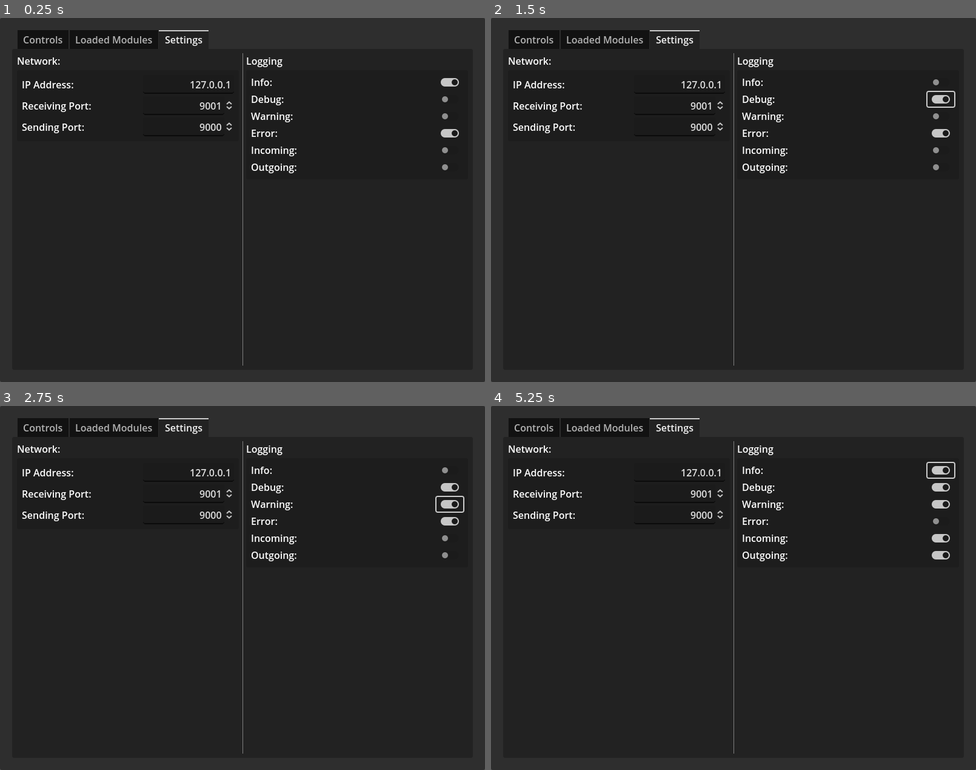
Above: before the commit, frames 1-4 (two rows, left to right).
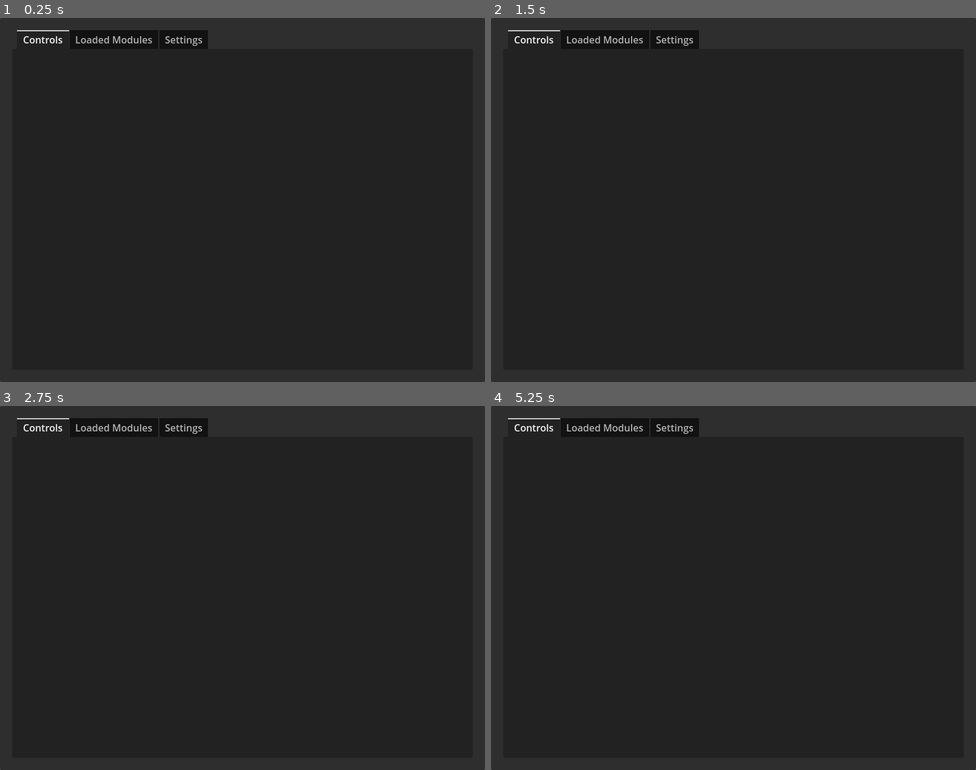
Above: after the commit, the same moments.

Repository: Topodic/CompassOSC
Game: Godot game, scene res://core/CPMOSCManager.tscn
Same seed, same stepped clock (60 frames per second), same inputs: the game is played once before the commit and once after it. The project has no main scene, so this scene is started directly.
Inputs (mouse positions are in pixels of both pictures, inside the frame that each line leads up to):
- Up to frame 1 (0.25 s): no input
- Up to frame 2 (1.5 s): click (942, 83) at 0.52 s; click (942, 98) at 1.27 s
- Up to frame 3 (2.75 s): click (451, 504) at 2.02 s
- Up to frame 4 (5.25 s): click (942, 522) at 2.77 s; click (942, 537) at 3.52 s; click (942, 555) at 4.27 s; click (942, 471) at 5.02 s

The runs differ from the first frame. In frame 1, 1.7% of the frame differs, in the area x 3-95%, y 3-96%; in frame 2, 1.7%; in frame 3, 1.8%; in frame 4, 1.9%, in the area x 3-96%, y 3-96%.
Error in both runs: Attempt to call function 'list_dir_begin' in base 'null instance' on a null instance. (res://core/CPMOSCManager.gd:168)

Commit message:
Correct default interface tab.

Diff:
--- a/core/CPMOSCManager.tscn
+++ b/core/CPMOSCManager.tscn
@@ -31,10 +31,8 @@
 
 [node name="TabContainer" type="TabContainer" parent="Interface/MarginContainer"]
 layout_mode = 2
-current_tab = 2
 
 [node name="Controls" type="MarginContainer" parent="Interface/MarginContainer/TabContainer"]
-visible = false
 layout_mode = 2
 theme_override_constants/margin_left = 8
 theme_override_constants/margin_top = 8
@@ -67,6 +65,7 @@
 size_flags_horizontal = 3
 
 [node name="Settings" type="MarginContainer" parent="Interface/MarginContainer/TabContainer"]
+visible = false
 layout_mode = 2
 theme_override_constants/margin_left = 8
 theme_override_constants/margin_top = 8
